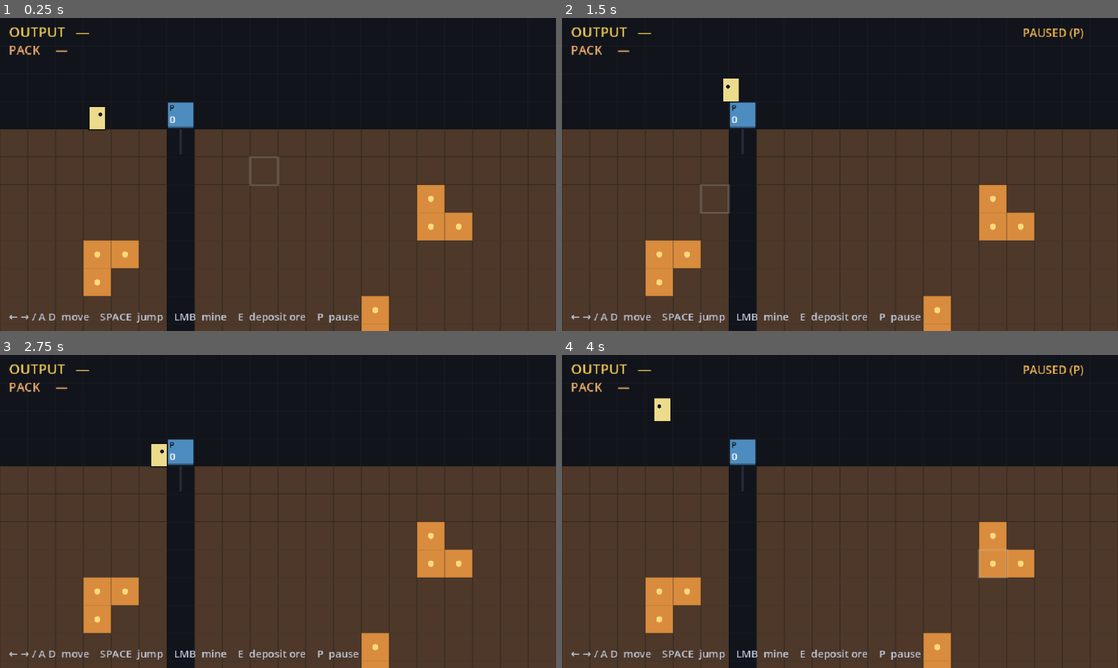
Above: before the commit, frames 1-4 (two rows, left to right).
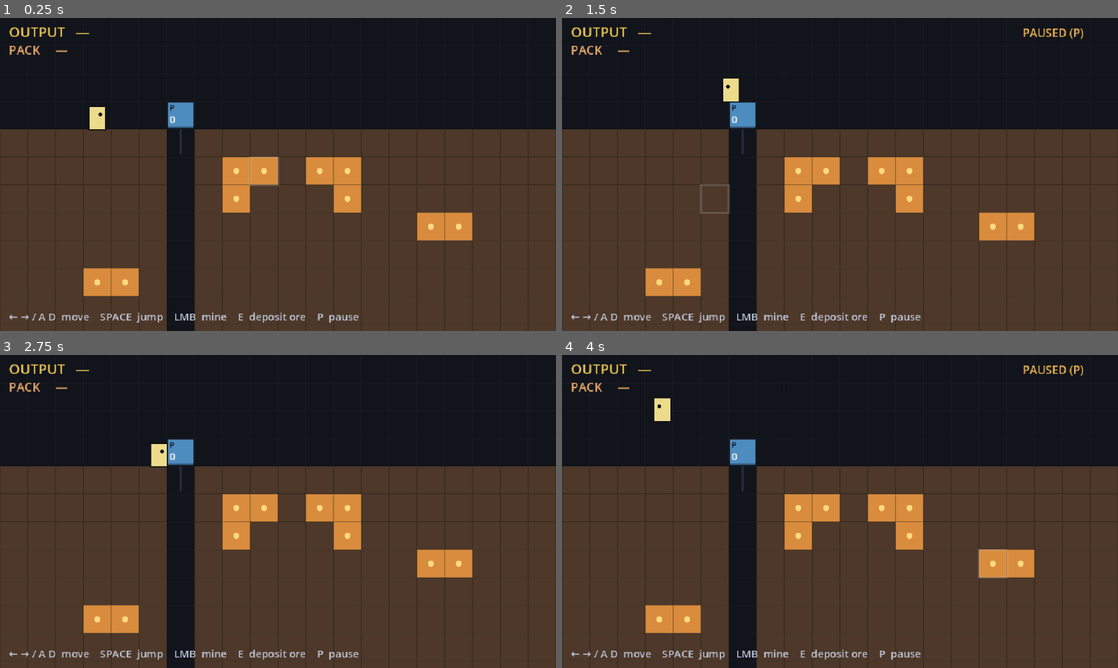
Above: after the commit, the same moments.

Repository: teohondascully/sinkforge
Game: Godot game, scene res://scenes/main.tscn
Two runs of this game, one before a commit and one after it. Both use one fixed random seed, a clock stepped at 60 frames per second and the inputs below.
Inputs (mouse positions are in pixels of both pictures, inside the frame that each line leads up to):
- Up to frame 1 (0.25 s): no input
- Up to frame 2 (1.5 s): tap Enter at 0.5 s; move the mouse to (962, 158) at 0.52 s; hold Right 0.53-1.28 s; tap P at 0.6 s; click (962, 158) at 0.67 s; tap Space at 0.77 s; move the mouse to (728, 190) at 1.27 s; hold Left from 1.28 s (still down); tap E at 1.35 s
- Up to frame 3 (2.75 s): tap Space at 1.52 s; move the mouse to (333, 442) at 2.02 s; release Left at 2.03 s; hold Right from 2.03 s (still down); tap P at 2.1 s
- Up to frame 4 (4 s): tap Space at 2.75, 3.02, 3.77 s; move the mouse to (812, 574) at 2.77 s; release Right at 2.78 s; hold Up 2.78-3.53 s; tap E at 2.85 s; click (812, 574) at 2.92 s; move the mouse to (1006, 558) at 3.52 s; hold Left from 3.53 s (still down); tap P at 3.6 s

The runs differ from the first frame. In frame 1, 5.0% of the frame differs, in the area x 15-80%, y 44-100%; in frame 2, 5.0%; in frame 3, 5.0%; in frame 4, 5.0%.

Commit message:
fix(world): shallow surface-reachable ore veins so the first loop completes by hand
Mining yields ore to the pack instantly within reach, but the nearest veins
were 5 cells down — and with no ladders yet, a deep dig strands you. Add
shallow veins (rows 5-6) mineable from the surface so the dig→forge loop is
completable today; keep deeper veins as aspiration (their 'getting back up is
hard' friction is what will later pull traversal/automation).

Diff:
--- a/scenes/main.gd
+++ b/scenes/main.gd
@@ -70,8 +70,12 @@
 			sim.set_solid(Vector2i(col, row), &"earth")
 	for row: int in range(4, FactorySim.GRID_ROWS):  # clear the forge's output chute (col 6)
 		sim.set_solid(Vector2i(6, row), &"")
-	for vein: Array in [[3, 8], [4, 8], [3, 9], [10, 12], [11, 12], [10, 13],
-			[15, 6], [15, 7], [16, 7], [8, 16], [9, 16], [9, 17], [13, 10], [13, 11]]:
+	# Shallow veins (rows 5-6) are mineable from the surface within reach, so the FIRST loop is
+	# completable by hand today — no ladders yet. Deeper veins are aspiration: getting back up from
+	# them is the friction that will later pull traversal/automation (the manual→automated arc).
+	var shallow: Array = [[8, 5], [9, 5], [8, 6], [11, 5], [12, 5], [12, 6]]
+	var deep: Array = [[3, 9], [4, 9], [10, 12], [11, 12], [15, 7], [16, 7], [8, 16], [9, 16], [9, 17]]
+	for vein: Array in shallow + deep:
 		sim.set_solid(Vector2i(int(vein[0]), int(vein[1])), &"ore")
 	var processor: MachineDef = load("res://src/data/machines/processor.tres")
 	sim.place_machine(processor, Vector2i(6, 3))  # the forge — fed ONLY by ore you dig + deposit
